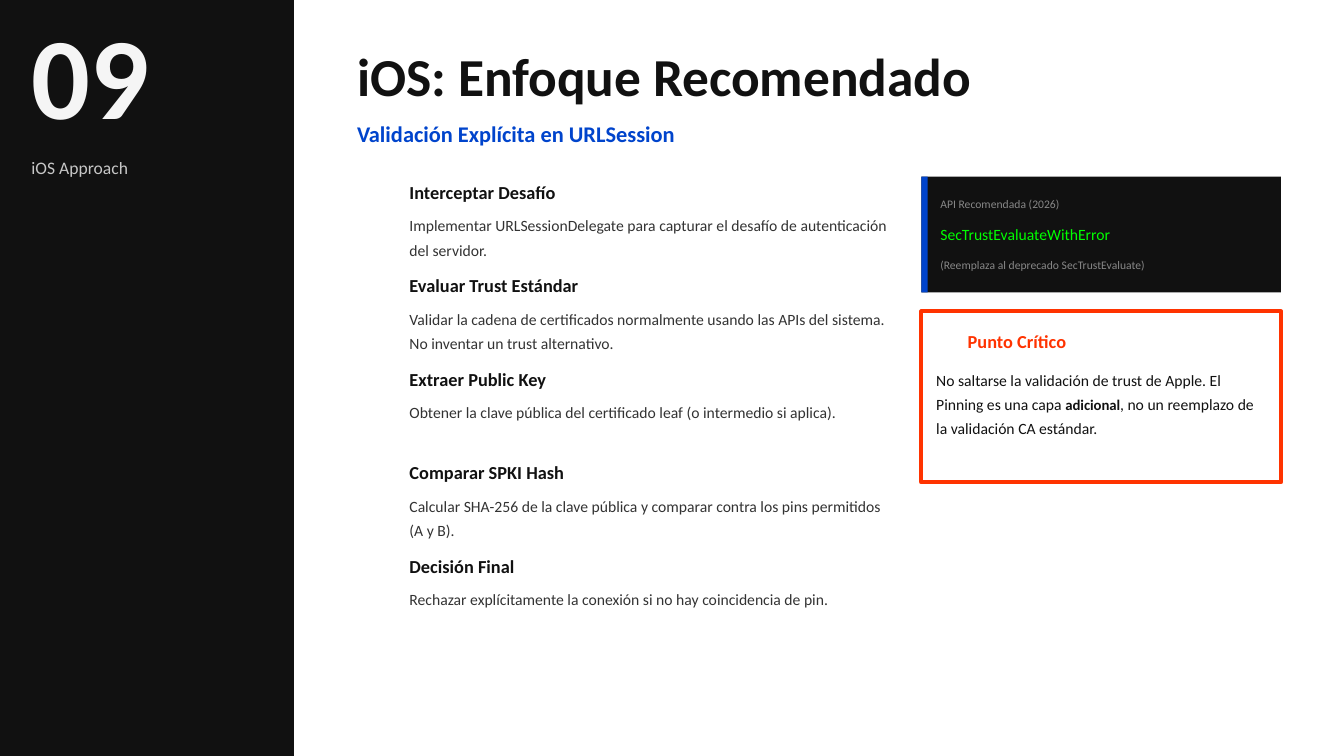
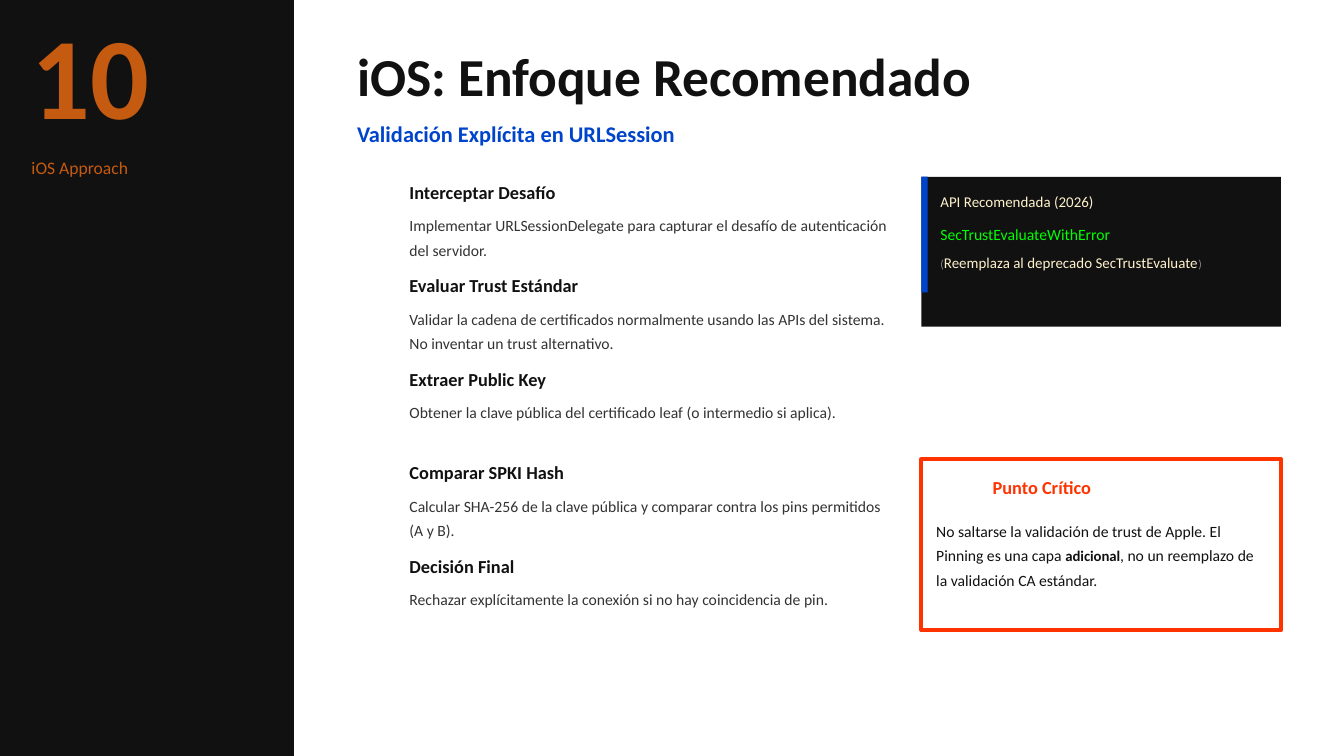
Before and after one commit to pcanelo/spki-pinning-lab, a slide deck: slide 11 of Certificate_Pinning_en_Banca_Arquitectura_y_Operación_2026.pptx (slide 9 before the commit). Drawn at 1344x756 pixels with LibreOffice and Linux fonts; fonts in the diff are those of the drawing; background and template pictures are left out. Boxes give left, top, right and bottom in pixels: in the first picture for what was removed or moved away, otherwise in the second. Text is boxed around its words. In the diff, an @@ line names an element or a change of style, - is before the commit and + after.

```diff
--- a/Certificate_Pinning_en_Banca_Arquitectura_y_Operación_2026.pptx
+++ b/Certificate_Pinning_en_Banca_Arquitectura_y_Operación_2026.pptx
@@ text at box(31, 43, 148, 120): text changed; text colour #F5F5F5 to #C55A11 @@
-09
+10
@@ text "iOS Approach" at box(31, 162, 128, 177): text colour #F5F5F5 at 80% opacity to #C55A11 @@
@@ rectangle: place and size @@
-rectangle at box(922, 177, 1282, 293)
+rectangle at box(922, 177, 1282, 327)
@@ text "API Recomendada (2026)" at box(940, 196, 1093, 209): size 6.2 to 8 pt, text colour #888888 to #FFF2CC @@
@@ text "(Reemplaza al deprecado SecTrustEvaluate)" at box(944, 257, 1198, 271): size 6.2 to 8 pt, text colour #888888 to #FFF2CC @@
@@ rectangle: place and size @@
-rectangle at box(922, 312, 1282, 482)
+rectangle at box(922, 460, 1282, 630)
@@ text "Punto Crítico": place and size @@
-text "Punto Crítico" at box(968, 335, 1066, 348)
+text "Punto Crítico" at box(993, 481, 1091, 494)
@@ text "No saltarse la validación de ...": place and size @@
-text "No saltarse la validación de ..." at box(936, 375, 1254, 434)
+text "No saltarse la validación de ..." at box(936, 526, 1254, 586)
```
Also in this commit, not shown: 14 other slides changed, 3 slides added, 1 other file.
